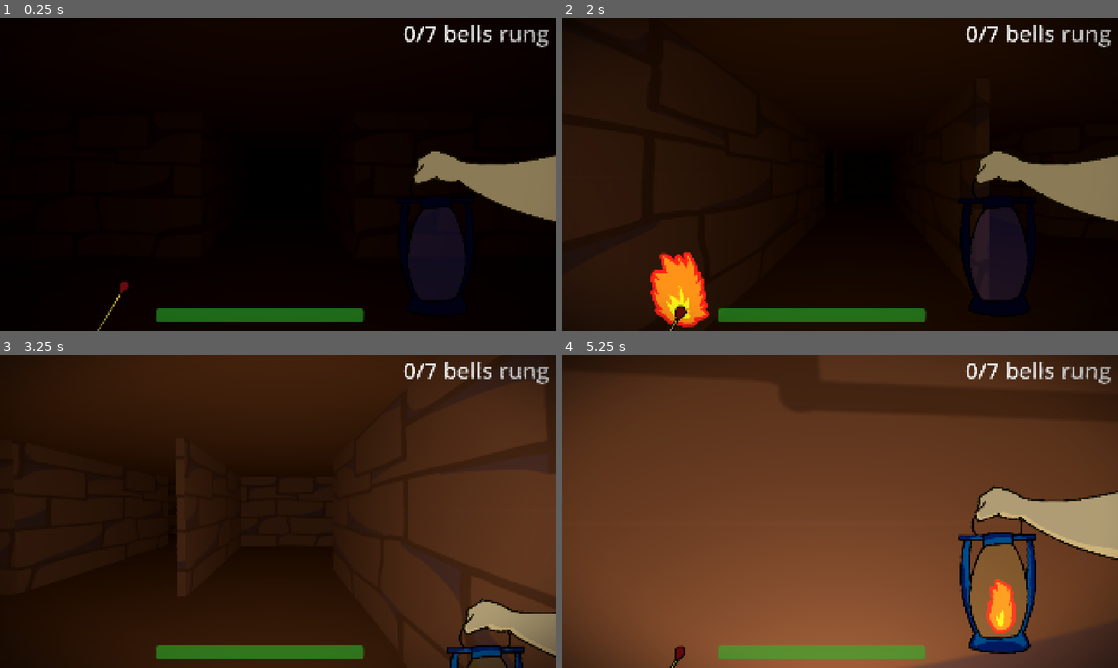
Above: before the commit, frames 1-4 (two rows, left to right).
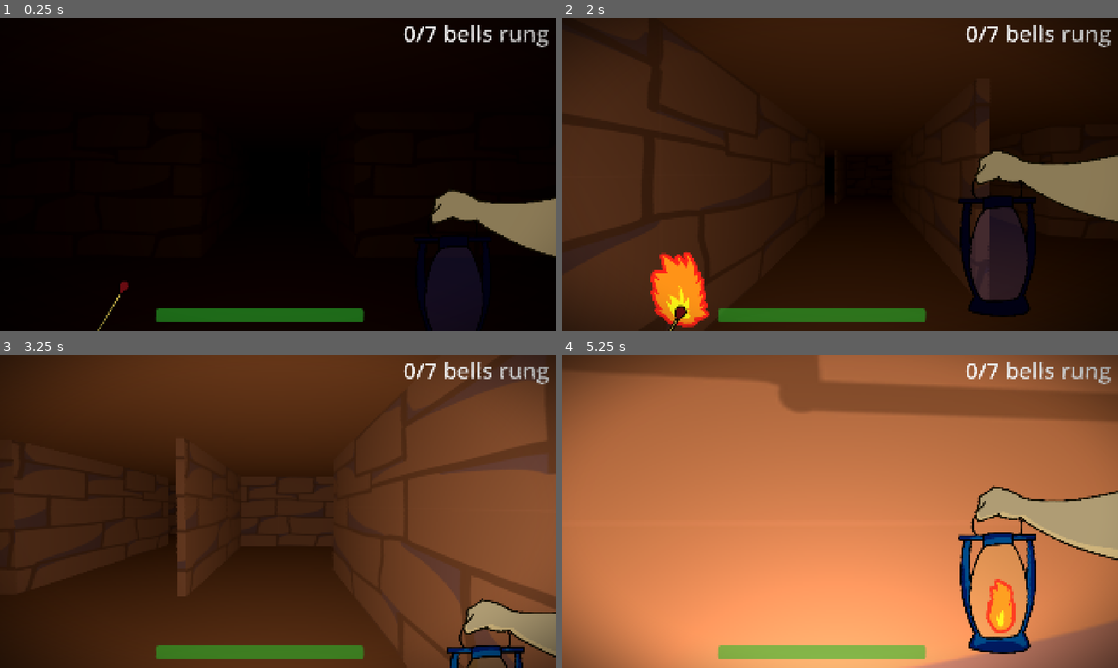
Above: after the commit, the same moments.

Repository: AvenirTheArtist/MazeGame
Game: Godot game, scene res://maps/maze_level.tscn
Same seed, same stepped clock (60 frames per second), same inputs: the game is played once before the commit and once after it.
Inputs (mouse positions are in pixels of both pictures, inside the frame that each line leads up to):
- Up to frame 1 (0.25 s): no input
- Up to frame 2 (2 s): move the mouse to (867, 174) at 0.52 s; hold W (forward) from 0.53 s (still down); right-click (867, 174) at 0.6 s; click (867, 174) at 0.8 s; move the mouse to (812, 174) at 1.27 s; click (812, 174) at 1.35 s; right-click (812, 174) at 1.55 s
- Up to frame 3 (3.25 s): keep holding W (forward); move the mouse to (289, 505) at 2.02 s; right-click (289, 505) at 2.1 s; click (289, 505) at 2.3 s; move the mouse to (272, 517) at 2.77 s; click (272, 517) at 2.85 s; right-click (272, 517) at 3.05 s
- Up to frame 4 (5.25 s): keep holding W (forward); move the mouse to (878, 514) at 3.52 s; tap Shift (sprint) at 3.6 s; click (878, 514) at 3.8 s; move the mouse to (795, 508) at 4.27 s; right-click (795, 508) at 4.35 s; move the mouse to (845, 511) at 5.02 s; click (845, 511) at 5.1 s

The runs differ from the first frame. In frame 1, 6.7% of the frame differs, in the area x 73-100%, y 42-100%; in frame 2, 25%; in frame 3, 60%; in frame 4, 94%, in the area x 0-100%, y 0-100%.

Commit message:
lantern and matchstick done
made the lantern and matchstick mechanic
did few changes to player.gd:
added a line in physics_process to clamp light_lantern.light_energy
made var lantern_time = 20
added new function called "add_lantern_brightness()"

Diff:
--- a/player_stuff/gui.tscn
+++ b/player_stuff/gui.tscn
@@ -249,6 +249,7 @@
 texture = ExtResource("4_6uk0c")
 script = ExtResource("3_fldqh")
 matchstick_textures = Array[Texture2D]([ExtResource("2_l5pwb"), ExtResource("4_6uk0c")])
+matchstick_health = 10.0
 
 [node name="litpos" type="Control" parent="bottomleft/matchstickgui" unique_id=228410676]
 anchors_preset = 0
@@ -273,7 +274,7 @@
 offset = Vector2(0, -200)
 
 [node name="burnouttimer" type="Timer" parent="bottomleft/matchstickgui" unique_id=1314475471]
-wait_time = 5.0
+wait_time = 10.0
 one_shot = true
 
 [node name="bottomright" type="Control" parent="." unique_id=1517915056]
@@ -295,7 +296,7 @@
 offset_right = 582.0
 offset_bottom = 540.99994
 scale = Vector2(0.47235283, 0.47235283)
-texture = ExtResource("6_fffk0")
+texture = ExtResource("8_cw60c")
 script = ExtResource("7_82v4m")
 lantern_textutes = Array[Texture2D]([ExtResource("8_cw60c"), ExtResource("6_fffk0")])
 
--- a/scripts/lanterngui.gd
+++ b/scripts/lanterngui.gd
@@ -3,7 +3,8 @@
 enum stages {UNLIT, LIT, DYING, OTHER}
 
 @export var lantern_textutes: Array[Texture2D] = [null, null]
-@export var lantern_health: float = 5.0
+@export var lantern_health: float = 20
+@export var empowered_strength: float = 20
 
 @onready var fireanim: AnimatedSprite2D = $fireanim
 @onready var burnouttimer: Timer = $burnouttimer
@@ -15,44 +16,68 @@
 
 
 func _ready() -> void:
-	pass
+	lanternanim.play("lanterngoingup")
 
 func _process(_delta: float) -> void:
-	if matchstick.burning:
-		if lanternburning:
-			Global.player.change_lantern_brightness(9.0)
-		else: Global.player.change_lantern_brightness(2.5)
-	if !matchstick.burning:
-		if lanternburning:
-			Global.player.change_lantern_brightness(5)
-		else: Global.player.change_lantern_brightness(1)
 
 
+	if Input.is_action_just_pressed("lantern"):
+		start_buring()
 
-	if Input.is_action_just_pressed("lantern") and matchstick.burning:
-		start_buring()
+	if burnouttimer.time_left <= Global.player.lantern_time * 2/3 and burnouttimer.time_left != 0:
+		if current_stage != stages.DYING:
+			start_dying()
+		else: pass
+
+	#if matchstick.burning:
+		#if lanternburning:
+			#Global.player.change_lantern_brightness(9.0)
+		#else: Global.player.change_lantern_brightness(2.5)
+	#if !matchstick.burning:
+		#if lanternburning:
+			#Global.player.change_lantern_brightness(5)
+		#else: Global.player.change_lantern_brightness(1)
 
 	match current_stage:
 		stages.UNLIT:
+			Global.player.lantern_empowered = false
 			lanternburning = false
 			fireanim.play("empty")
 			texture = lantern_textutes[0]
 		stages.LIT:
+			Global.player.lantern_empowered = true
 			lanternburning = true
 			texture = lantern_textutes[1]
 		stages.DYING:
+			Global.player.lantern_empowered = false
 			lanternburning = true
+			texture = lantern_textutes[0]
+
 
 func start_buring():
+	if !matchstick.burning:
+		return
 	lanternanim.play("lanterngoingdown")
 	lanternanim.queue("lanterngoingup")
 	await lanternanim.animation_changed
-	current_stage = stages.LIT
+	if current_stage == stages.UNLIT:
+		Global.player.add_lantern_brightness(empowered_strength)
+		current_stage = stages.LIT
+	burnouttimer.start(lantern_health)
+
 
 
 	fireanim.play("enterfire")
 	await fireanim.animation_finished
 	fireanim.play("animatedfire")
 
+func start_dying():
+	current_stage = stages.DYING
+	Global.player.add_lantern_brightness(-empowered_strength * 2/3)
+
+func burnout():
+	Global.player.add_lantern_brightness(-empowered_strength * 1/3)
+	current_stage = stages.UNLIT
+
 func _on_burnouttimer_timeout() -> void:
-	pass # Replace with function body.
+	burnout()
--- a/scripts/matchstickgui.gd
+++ b/scripts/matchstickgui.gd
@@ -15,15 +15,12 @@
 var burning: bool = false
 var current_stage: stages = stages.UNLIT
 
-
+var matchstick_strength: float = 3
 
 func _ready() -> void:
 	matchstickanims.play("matchcomingup")
 
 func _process(_delta: float) -> void:
-
-
-
 
 	if Input.is_action_just_pressed("matchstick"):
 		start_burning()
@@ -47,9 +44,15 @@
 			texture = matchstick_textures[0]
 			fireanim.play("empty")
 		stages.NONE:
+			if Global.player.matchstick_amount > 0:
+				current_stage = stages.UNLIT
+				grab_matchstick()
 			burning = false
 			fireanim.play("empty")
 			texture = null
+
+func grab_matchstick():
+	matchstickanims.play("matchcomingup")
 
 func start_burning() -> void:
 	if burning == true:
@@ -64,27 +67,28 @@
 
 	burnouttimer.start(matchstick_health)
 	current_stage = stages.LIT
+	Global.player.add_lantern_brightness(matchstick_strength)
 
 	fireanim.play("enterfire")
 	await fireanim.animation_finished
 	fireanim.play("animatedfire")
 
 func burnout() -> void:
+	Global.player.add_lantern_brightness(-matchstick_strength)
 	current_stage = stages.NONE
 	fireanim.play("empty")
 	Global.player.matchstick_amount -= 1
 	if Global.player.matchstick_amount >= 1:
 		current_stage = stages.UNLIT
 		matchstickanims.play("matchcomingup")
-	else: current_stage = stages.NONE
 
 func light_lantern():
 	if burning == false:
 		return
 	matchstickanims.play("matchgoingdown")
-	burnouttimer.paused
 	await matchstickanims.animation_finished
-	burnouttimer.timeout
+	burnouttimer.stop()
+	burnouttimer.timeout.emit()
 
 func _on_burnouttimer_timeout() -> void:
 	burnout()
--- a/scripts/player.gd
+++ b/scripts/player.gd
@@ -18,7 +18,7 @@
 var can_rotate = true
 
 var lantern_empowered = false
-var lantern_time: float
+var lantern_time: float = 20
 
 var matchstick_amount: int = 2
 
@@ -30,7 +30,7 @@
 	Input.mouse_mode = Input.MOUSE_MODE_CAPTURED
 
 func _physics_process(delta: float) -> void:
-
+	light_lantern.light_energy = clampf(light_lantern.light_energy, 1, 99)
 	## /// beginning of movement
 
 	var input_dir = Input.get_vector("left", "right", "forward", "backward")
@@ -69,6 +69,9 @@
 		head.rotation_degrees.x -= event.relative.y * sensitivity
 		head.rotation.x = clamp(head.rotation.x, deg_to_rad(-90), deg_to_rad(90))
 
+func add_lantern_brightness(value: float) -> void:
+	light_lantern.light_energy += value
+
 func change_lantern_brightness(value: float) -> void:
 	light_lantern.light_energy = value
 
